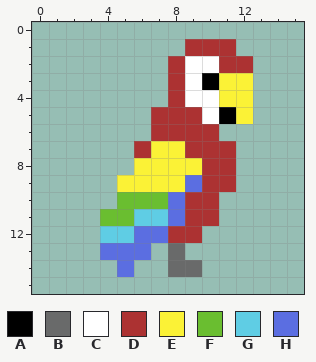
Two versions of one pixel-art file, artwork/fien/parrort.aseprite. The picture above was drawn from the file before the commit.
16x16 pixels, 1 frame. The old version is drawn lined up with the new one.
Palette (. is transparent): A #000000  B #696a6a  C #ffffff  D #ac3232  E #fbf236  F #6abe30  G #5fcde4  H #5b6ee1
Pixels before, first column x 4:
 1 .....DDD.
 2 ....DCCDD
 3 ....DCAEE
 4 ....DCCEE
 5 ...DDDCAE
 6 ...DDDD..
 7 ..DEEDDD.
 8 ..EEEEDD.
 9 .EEEEHDD.
10 .FFFHDD..
11 FFGGHDD..
12 GGHHDD...
13 HHH.B....
14 .H..BB...
New version:
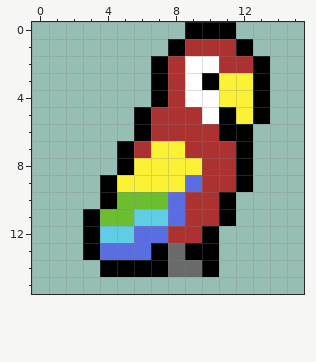
Diff:
whole drawing moved by +0,-1 (the old picture is shown already moved)
Changed rows in their new state; - is an unchanged pixel.
first column x 3:
 0 ------AAA--
 1 -----A---A-
 2 ----A-----A
 3 ----A-----A
 4 ----A-----A
 5 ---A------A
 6 ---A----AA-
 7 --A------A-
 8 --A------A-
 9 -A-------A-
10 -A------A--
11 A-------A--
12 A------A---
13 A---A-AA---
14 -AAAA--A---
Pixel boxes of the changes (left, top, right, bottom) in both pictures:
changed: (83, 22, 270, 277)
